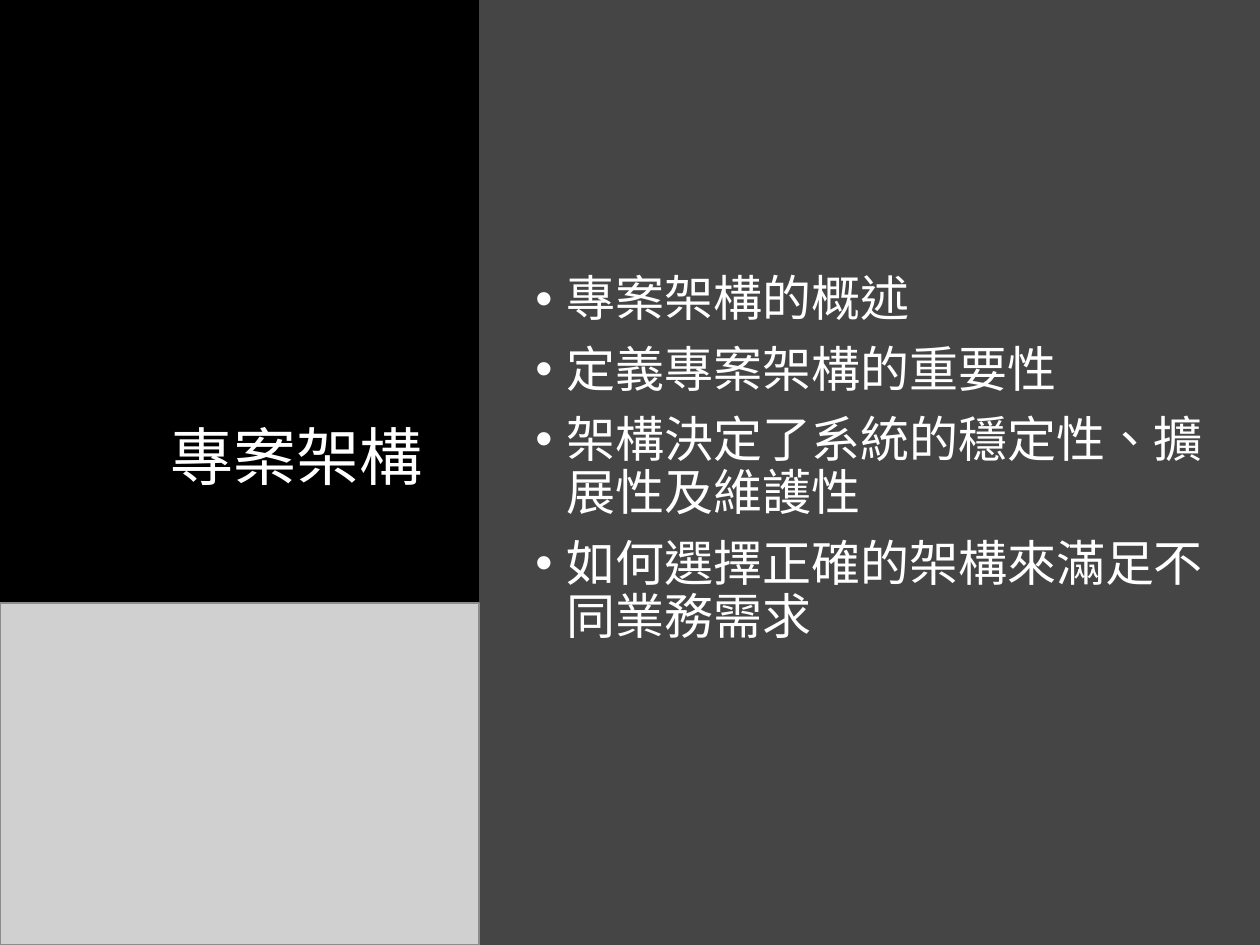
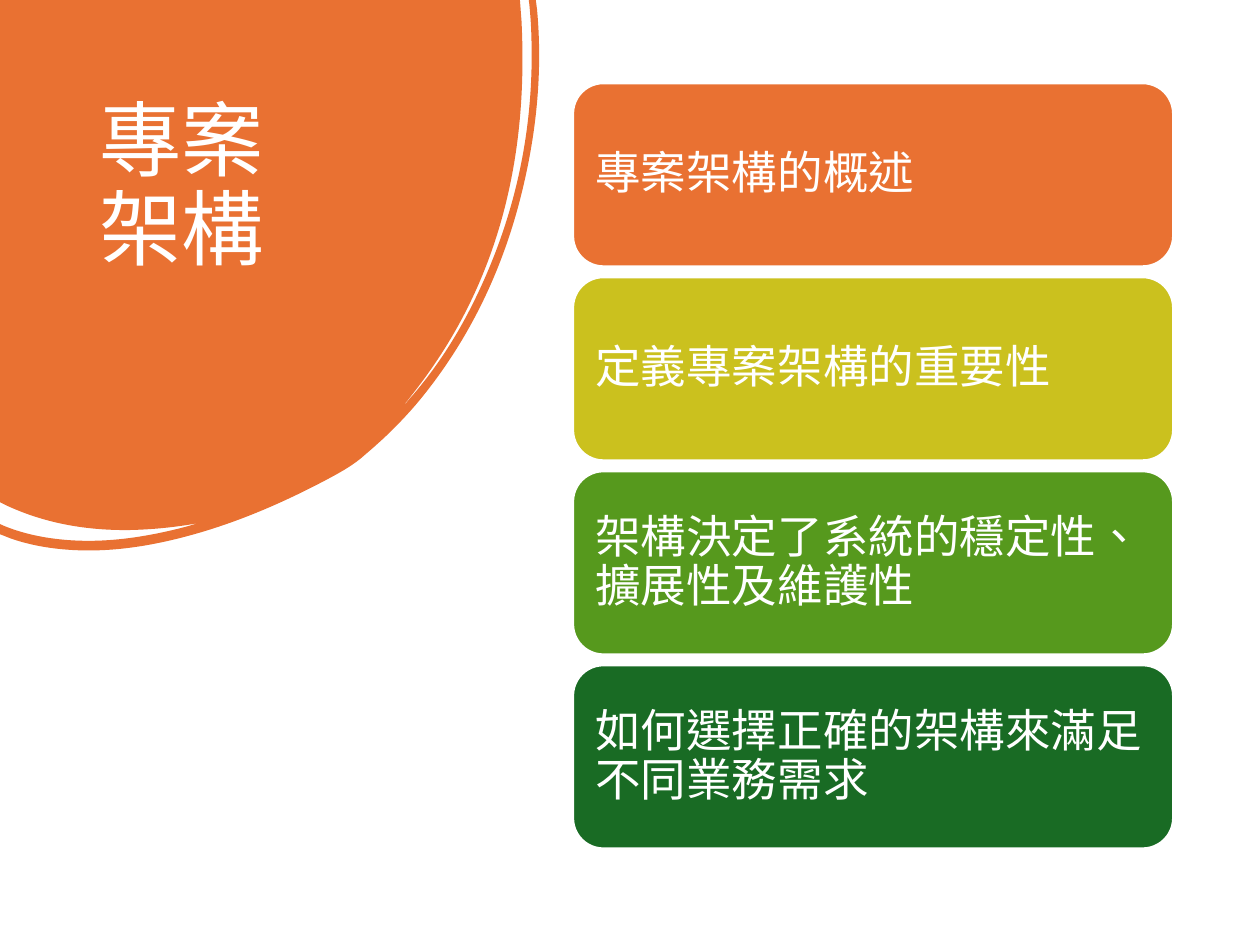
Before and after one commit to LyndonYeh/gitSkill, a slide deck: slide 1 of 專案架構介紹.pptx. Drawn at 1260x945 pixels with LibreOffice and Linux fonts; fonts in the diff are those of the drawing; grey boxes stand for pictures; background and template pictures are left out. Boxes give left, top, right and bottom in pixels: in the first picture for what was removed or moved away, otherwise in the second. Text is boxed around its words. In the diff, an @@ line names an element or a change of style, - is before the commit and + after.

```diff
--- a/專案架構介紹.pptx
+++ b/專案架構介紹.pptx
@@ background #000000 to #FFFFFF @@
@@ rectangle removed at <box>0,0,479,945</box> @@
@@ freeform shape added at <box>0,0,539,551</box>, fill #E97132 @@
@@ rectangle removed at <box>479,0,1260,945</box> @@
@@ title "專案 架構" at <box>99,101,263,266</box>: vertical alignment middle to top @@
@@ title at <box>99,101,263,266</box>: text changed; size 36 to 47 pt; font League Spartan to Noto Sans CJK JP @@
-專案架構
+專案
+架構
@@ text removed at <box>567,274,1203,638</box> @@
-• 專案架構的概述
-• 定義專案架構的重要性
-• 架構決定了系統的穩定性、擴展性及維護性
-• 如何選擇正確的架構來滿足不同業務需求
@@ picture removed at <box>0,602,479,945</box> @@
@@ group added at <box>573,83,1174,849</box>: 4 rounded rectangles, 4 texts @@
+專案架構的概述
+定義專案架構的重要性
+架構決定了系統的穩定性、擴展性及維護性
+如何選擇正確的架構來滿足不同業務需求
```
Also in this commit, not shown: 6 other slides changed, 1 slide added, 1 other file.
